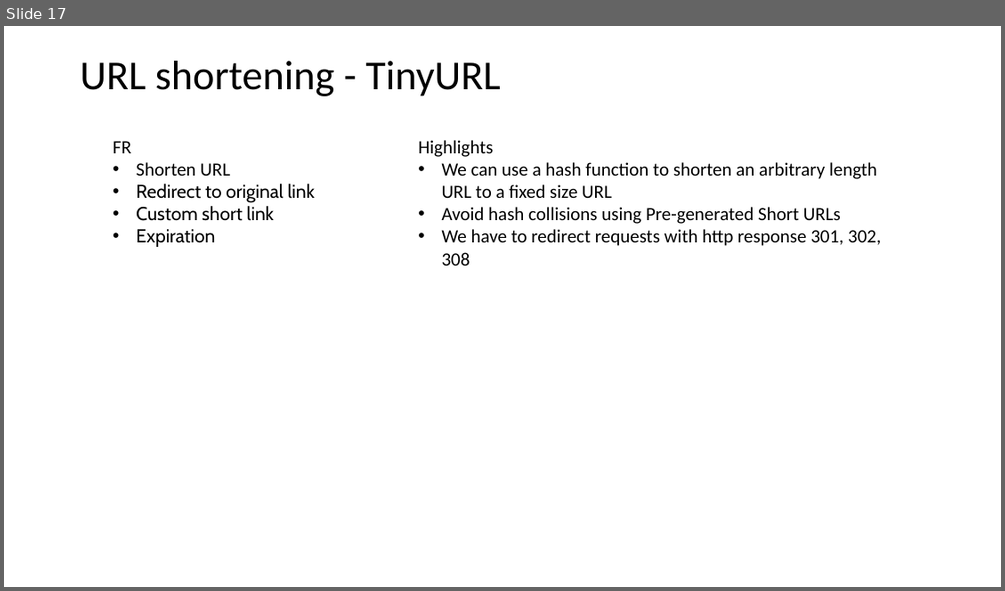
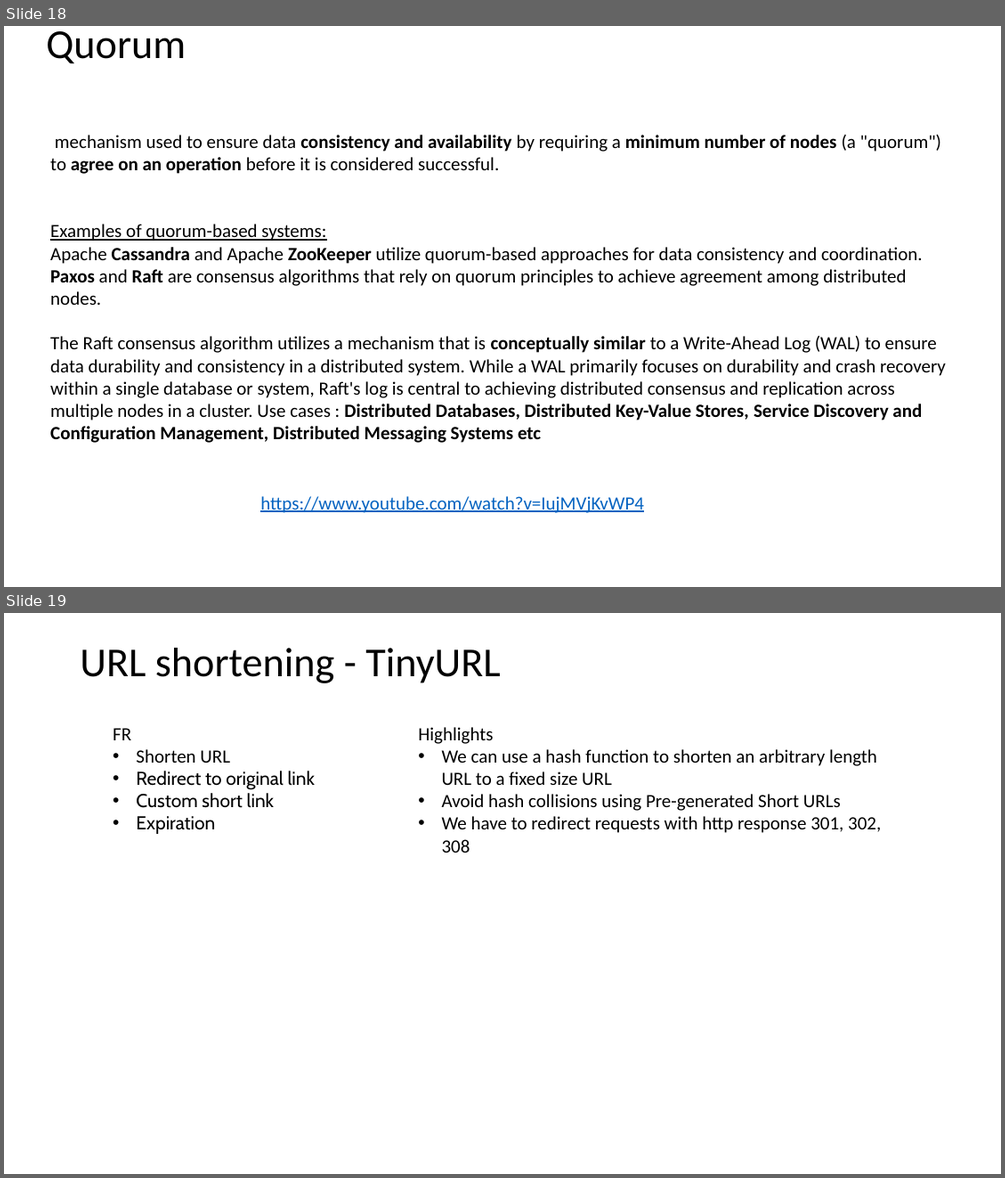
Before and after one commit to as6485/technology, a slide deck: System Design.pptx. Shown one above the other, each under a label of ours: slide 17 before the commit, slides 18 and 19 after it. The pictures are 1005x591 and 1005x1178 pixels, drawn with LibreOffice and Linux fonts; fonts in the diff are those of the drawing. Boxes give left, top, right and bottom in pixels: in the first picture for what was removed or moved away, otherwise in the second. Text is boxed around its words. In the diff, an @@ line names an element or a change of style, - is before the commit and + after.

```diff
--- a/System Design.pptx
+++ b/System Design.pptx
@@ slide 18 added at box(4, 26, 1001, 587), background #FFFFFF @@
@@ title added at box(46, 31, 186, 63), 39.6 pt, text #000000 @@
+Quorum
@@ text added at box(50, 135, 946, 443), 18 pt, text #000000 @@
+mechanism used to ensure data consistency and availability by requiring a minimum number of nodes (a "quorum") to agree on an operation before it is considered successful.
+Examples of quorum-based systems:
+Apache Cassandra and Apache ZooKeeper utilize quorum-based approaches for data consistency and coordination.
+Paxos and Raft are consensus algorithms that rely on quorum principles to achieve agreement among distributed nodes.
+The Raft consensus algorithm utilizes a mechanism that is conceptually similar to a Write-Ahead Log (WAL) to ensure data durability and consistency in a distributed system. While a WAL primarily focuses on durability and crash recovery within a single database or system, Raft's log is central to achieving distributed consensus and replication across multiple nodes in a cluster. Use cases : Distributed Databases, Distributed Key-Value Stores, Service Discovery and Configuration Management, Distributed Messaging Systems etc
@@ text added at box(260, 496, 644, 513), 18 pt, text #0563C1, underline @@
+https://www.youtube.com/watch?v=IujMVjKvWP4
@@ what was slide 17 is now slide 19 @@
```
Also in this commit, not shown: 2 slides changed, 1 other slide added, 1 other file.
